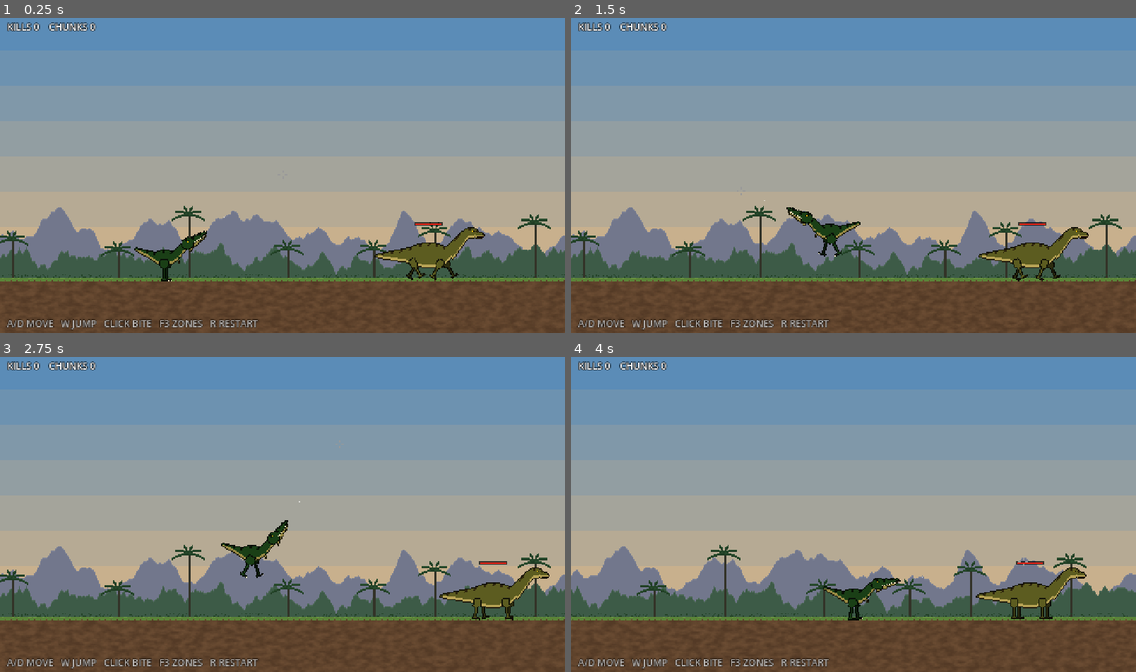
Above: before the commit, frames 1-4 (two rows, left to right).
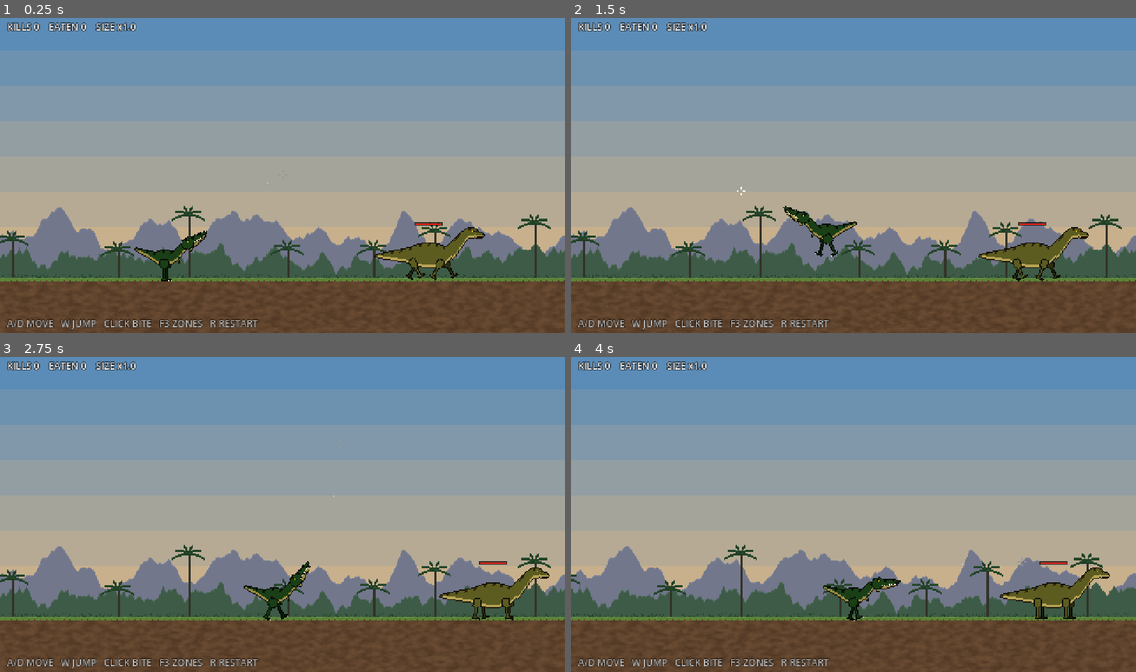
Above: after the commit, the same moments.

Repository: eflare17/Smashed-tv
Game: Godot game, scene res://main.tscn
The game is run twice, just before and just after one commit, with the same random seed, the same clock (stepped at 60 frames per second) and the same inputs.
Inputs (mouse positions are in pixels of both pictures, inside the frame that each line leads up to):
- Up to frame 1 (0.25 s): no input
- Up to frame 2 (1.5 s): move the mouse to (977, 159) at 0.52 s; hold D (right) 0.53-1.28 s; click (977, 159) at 0.6 s; tap W (jump) at 0.77, 0.8, 1.07, 1.35 s; move the mouse to (740, 191) at 1.27 s; hold A (left) from 1.28 s (still down)
- Up to frame 3 (2.75 s): tap W (jump) at 1.52, 1.82, 2.3 s; click (169, 530) at 1.55 s; move the mouse to (339, 442) at 2.02 s; release A (left) at 2.03 s; hold D (right) from 2.03 s (still down); click (339, 442) at 2.1 s
- Up to frame 4 (4 s): move the mouse to (825, 577) at 2.77 s; release D (right) at 2.78 s; hold Up 2.78-3.53 s; tap Space at 2.85 s; tap W (jump) at 3.02, 3.32, 3.77, 3.8 s; click (825, 577) at 3.05 s; move the mouse to (1023, 561) at 3.52 s; hold A (left) from 3.53 s (still down); click (1023, 561) at 3.6 s

The runs differ from the first frame. In frame 1, 0.4% of the frame differs, in the area x 8-48%, y 1-64%; in frame 2, 0.8%; in frame 3, 1.4%; in frame 4, 5.7%, in the area x 0-100%, y 1-84%.

Commit message:
Dino: eat a kill completely to grow; bites land exactly where you click
- Keep biting a dead prey: under 5% left, the rest goes down in one gulp and you
  grow 10% (up to 2x, reach and lunge with you); loose pieces go down whole
- The teeth now meet exactly on the aimed spot (solved head pose, the neck
  stretches out to it), the body lunges, leaps or steps back to bring more
  spots in range, and the aim marker predicts where the bite will land
- Tests: teeth-on-the-spot and eat-and-grow checks; tests/shot_bite.gd photographs
  a bite on each zone at the snap

Co-Authored-By: Claude Opus 5.5 <noreply@anthropic.com>

Diff:
--- a/dino/scripts/dino_art.gd
+++ b/dino/scripts/dino_art.gd
@@ -96,6 +96,7 @@
 const PUPIL := Color(0.05, 0.03, 0.02)
 const TOOTH := Color(0.96, 0.94, 0.86)
 const MOUTH := Color(0.25, 0.04, 0.05)
+const PLAYER_SKIN := Color(0.32, 0.5, 0.3)
 
 ## A leg: thigh, shin, foot pointing forward. Pivot (the hip) near the top. `len` is hip to sole.
 static func _leg(width: int, length: int, skin: Color, claw: bool) -> Dictionary:
@@ -144,7 +145,7 @@
 ## The player: a raptor-ish shape on two legs with a head and jaw that move. PLACEHOLDER (which dinosaur you start
 ## as isn't decided).
 static func player() -> Dictionary:
-	var skin := Color(0.32, 0.5, 0.3)
+	var skin := PLAYER_SKIN
 	var belly := Color(0.78, 0.74, 0.52)
 	var stripe := Color(0.18, 0.26, 0.14)
 	var c := Canvas.new(52, 26)
@@ -164,7 +165,7 @@
 	for x in range(10, 25, 2):
 		hd.mark(x, 8, TOOTH)
 	var head := {"name": "head", "image": hd.paint(skin, skin, stripe), "zones": hd.zones, "pivot": Vector2(3, 7),
-			"pos": Vector2(43 - 26, 5 - 17), "anchors": _core(hd, 6, 6, 3), "z": 2, "parent": "body", "tip": Vector2(26, 8)}
+			"pos": Vector2(43 - 26, 5 - 17), "anchors": _core(hd, 6, 6, 3), "z": 2, "parent": "body", "tip": Vector2(25, 9)}
 
 	var jw := Canvas.new(20, 5)
 	jw.poly(PackedVector2Array([Vector2(0, 0), Vector2(20, 0), Vector2(20, 2), Vector2(0, 5)]), HEAD)
--- a/dino/scripts/gore.gd
+++ b/dino/scripts/gore.gd
@@ -100,6 +100,39 @@
 	if _pieces.size() > MAX_PIECES:
 		_pieces[0][0].queue_free()
 		_pieces.remove_at(0)
+
+## Eats every piece the bite at `p` (radius `r`) touches, whole. Returns their pixels as [world pos, colour].
+func eat_pieces(p: Vector2, r: float) -> Array:
+	var out: Array = []
+	var k := 0
+	while k < _pieces.size():
+		var s: Sprite2D = _pieces[k][0]
+		var img: Image = s.texture.get_image()
+		var size := Vector2(img.get_size())
+		if s.position.distance_to(p) > size.length() * 0.5 * absf(s.scale.x) + r:
+			k += 1
+			continue
+		var c := s.to_local(p) + size * 0.5
+		var lr := r / absf(s.scale.x)
+		var hit := false
+		for y in img.get_height():
+			for x in img.get_width():
+				if img.get_pixel(x, y).a > 0.0 and Vector2(x + 0.5, y + 0.5).distance_to(c) < lr:
+					hit = true
+					break
+			if hit:
+				break
+		if not hit:
+			k += 1
+			continue
+		for y in img.get_height():
+			for x in img.get_width():
+				var col := img.get_pixel(x, y)
+				if col.a > 0.0:
+					out.append([s.to_global(Vector2(x + 0.5, y + 0.5) - size * 0.5), col])
+		s.queue_free()
+		_pieces.remove_at(k)
+	return out
 
 func step(delta: float) -> void:
 	var i := 0
--- a/dino/scripts/main.gd
+++ b/dino/scripts/main.gd
@@ -7,7 +7,8 @@
 ## Each frame: input -> player (its snap calls player_bite) -> prey -> gore; hit-stop freezes all of that for a
 ## few hundredths of a second after a bite lands, the camera shake keeps going.
 ## Keys: A/D or arrows move, W / Space / Up jump, left mouse bite, F3 show the zones, R start over.
-## Command line (after --): --demo (a bot plays), --shots=<folder> (saves screenshots, then quits; implies --demo).
+## Command line (after --): --demo (a bot plays), --shots=<folder> (saves 12 screenshots, then quits; implies --demo),
+## --shot-every=<frames> (75 by default), --shot-from=<frame> (start later).
 
 const DinoArt := preload("dino_art.gd")
 
@@ -16,6 +17,10 @@
 const GROUND_Y := 226.0
 const MAX_CORPSES := 3
 const RESPAWN := 2.5
+## A dead prey with less than this much of itself left counts as eaten; eating one grows you by GROW.
+## PLACEHOLDER numbers.
+const FINISHED := 0.05
+const GROW := 0.1
 
 var player: Player
 var prey: Array[Prey] = []
@@ -26,6 +31,7 @@
 
 var kills := 0
 var chunks := 0
+var eaten := 0
 var show_zones := false
 var demo := false
 
@@ -40,6 +46,8 @@
 var _bot_zone := 0
 var _bot_point := Vector2.ZERO
 var _shots_dir := ""
+var _shot_every := 75
+var _shot_from := 0
 var _frame := 0
 
 func _ready() -> void:
@@ -47,6 +55,10 @@
 	for a in OS.get_cmdline_user_args():
 		if a == "--demo":
 			demo = true
+		elif a.begins_with("--shot-from="):
+			_shot_from = int(a.substr(12))
+		elif a.begins_with("--shot-every="):
+			_shot_every = int(a.substr(13))
 		elif a.begins_with("--shots="):
 			_shots_dir = a.substr(8)
 			demo = true
@@ -85,6 +97,7 @@
 	gore.clear()
 	kills = 0
 	chunks = 0
+	eaten = 0
 	_popups.clear()
 	player = Player.new()
 	player.game = self
@@ -149,9 +162,9 @@
 		pu[2] -= delta
 		pu[1].y -= delta * 14.0
 	_popups = _popups.filter(func(pu): return pu[2] > 0.0)
-	_hud.text = "KILLS %d    CHUNKS %d" % [kills, chunks]
+	_hud.text = "KILLS %d    EATEN %d    SIZE x%.1f" % [kills, eaten, player.size]
 	_overlay.queue_redraw()
-	if _shots_dir != "" and _frame % 75 == 0:
+	if _shots_dir != "" and _frame > _shot_from and (_frame - _shot_from) % _shot_every == 0:
 		_save_shot()
 
 func _step(delta: float) -> void:
@@ -224,6 +237,15 @@
 			_trim_corpses()
 		elif not pr.dead:
 			sfx.play("cry", 0.1, -3.0)
+		if pr.dead and pr.mass_fraction() < FINISHED:
+			got.append_array(_finish(who, pr))
+	# pieces lying about (or still flying) go down whole
+	var bits := gore.eat_pieces(p, who.bite_radius + 1.0)
+	if not bits.is_empty():
+		any = true
+		got.append_array(bits)
+		gore.blood(p, dir, 6, 80.0)
+		_popups.append(["GULP", p + Vector2(0, -6), 0.7])
 	if any:
 		sfx.play("crunch", 0.1)
 		sfx.play("tear", 0.1, -4.0)
@@ -232,6 +254,24 @@
 		who.hold(_mouthful(who, got, p))
 	else:
 		sfx.play("snap", 0.1, -2.0)
+
+## A dead prey eaten down to scraps: the scraps go down in one gulp, the body is gone, and you grow.
+## Returns the scraps' pixels (for the mouthful).
+func _finish(who: Player, pr: Prey) -> Array:
+	var scraps: Array = []
+	for part in pr.parts:
+		for i in part.w * part.h:
+			if part.alive[i] == 1:
+				scraps.append([part.to_world(Vector2(i % part.w + 0.5, i / part.w + 0.5)), part.skin.get_pixel(i % part.w, i / part.w)])
+	prey.erase(pr)
+	pr.queue_free()
+	eaten += 1
+	var was := who.size
+	who.grow(GROW)
+	_popups.append(["EATEN!" if who.size == was else "GROWING!", who.global_position + Vector2(0, -who.height * who.size - 10), 1.4])
+	sfx.play("gulp", 0.05, 3.0)
+	sfx.play("thud", 0.05, -6.0)
+	return scraps
 
 func _main_zone(zones: PackedInt32Array) -> int:
 	var best := 0
@@ -273,12 +313,13 @@
 
 # --- the demo bot -----------------------------------------------------------------------------------------
 
-## Walks up to the nearest prey and bites a chosen zone, a different one each time. [move, jump, bite, aim]
+## Eats the nearest body first, else walks up to the nearest live prey; bites a chosen zone, a different one each
+## time. [move, jump, bite, aim]
 func _bot(delta: float) -> Array:
 	_bot_t -= delta
 	var target: Prey = null
 	for p in prey:
-		if not p.dead and (target == null or absf(p.position.x - player.position.x) < absf(target.position.x - player.position.x)):
+		if p.dead and (target == null or absf(p.position.x - player.position.x) < absf(target.position.x - player.position.x)):
 			target = p
 	if target == null:
 		for p in prey:
@@ -291,13 +332,16 @@
 		var zones := [DinoArt.NECK, DinoArt.TAIL, DinoArt.LEGS, DinoArt.BODY, DinoArt.HEAD]
 		_bot_zone = zones[rng.randi() % zones.size()]
 		var pt: Variant = _zone_point(target, _bot_zone)
+		for z in zones:
+			if pt == null:
+				pt = _zone_point(target, z)
 		_bot_point = pt if pt != null else target.global_position + Vector2(0, -20)
 	var neck := player.neck()
 	var d := _bot_point - neck
 	var move_x := 0.0
-	if absf(d.x) > player.reach * 0.6:
+	if player.predict_bite(_bot_point).distance_to(_bot_point) > 1.0 or absf(d.x) > player.reach * player.size:
 		move_x = signf(d.x)
-	var bite := d.length() < player.reach * 0.95 and player.cool <= 0.0 and player.bite_t < 0.0
+	var bite := player.predict_bite(_bot_point).distance_to(_bot_point) < 1.0 and player.cool <= 0.0 and player.bite_t < 0.0
 	return [move_x, false, bite, _bot_point]
 
 ## A random live pixel of `zone` on `p`, in the world, or null.
@@ -314,7 +358,7 @@
 func _save_shot() -> void:
 	await RenderingServer.frame_post_draw
 	DirAccess.make_dir_recursive_absolute(_shots_dir)
-	var n := _frame / 75
+	var n := (_frame - _shot_from) / _shot_every
 	var img := get_viewport().get_texture().get_image()
 	img.save_png("%s/shot_%02d.png" % [_shots_dir, n])
 	# and a close-up (3x) of the fight, to check the pixels
@@ -343,10 +387,11 @@
 		_text(font, pu[0], pu[1], Color(1, 0.9, 0.5, a))
 	if demo:
 		return
-	# the aim: red on a bitable spot in reach, white in reach, grey past reach (with a dot where you'd bite)
+	# the aim: red on a bitable spot in range (reach plus the lunge), white in range, grey past it (with a dot where
+	# the bite would land instead)
 	var m := get_global_mouse_position()
-	var reach := player.clamp_reach(m)
-	var in_reach := reach.distance_to(m) < 0.5
+	var reach := player.predict_bite(m)
+	var in_reach := reach.distance_to(m) < 1.0
 	var target := prey_at(m)
 	var c := Color(0.6, 0.6, 0.6)
 	if in_reach:
--- a/dino/scripts/player.gd
+++ b/dino/scripts/player.gd
@@ -14,7 +14,11 @@
 const JUMP := 200.0
 const WIND := 0.09
 const SNAP_HOLD := 0.18
-const LUNGE := 190.0
+## Most the body lunges forward on a bite (before growing), and how long the teeth stay on the spot after the snap.
+const LUNGE := 34.0
+const HOLD := 0.06
+const BACK := 12.0
+const MAX_SIZE := 2.0
 const MOUTH_TIME := 0.35
 
 ## Seconds since the current bite started, -1 when not biting.
@@ -28,12 +32,24 @@
 var _mouth: Sprite2D
 var _mouth_t := 0.0
 var _head_base := Vector2.ZERO
+var _rest_rot := 0.0
+var _neck: Node2D
+## The last snap: [the spot you aimed at (where it is now on the prey), where the teeth actually went] (tests).
+var snap_info: Array = []
+## How big you are (1 = as you start); eating whole prey grows you.
+var size := 1.0
 
 func _ready() -> void:
 	build(DinoArt.player())
 	_head_base = head.position
 	for part in parts:
 		part.carvable = false
+	# the stretched neck between the body and the head while it shoots out on a bite
+	_neck = Node2D.new()
+	_neck.z_index = 1
+	_neck.use_parent_material = true
+	_neck.draw.connect(_draw_neck)
+	head.get_parent().add_child(_neck)
 	_mouth = Sprite2D.new()
 	_mouth.texture_filter = CanvasItem.TEXTURE_FILTER_NEAREST
 	_mouth.visible = false
@@ -47,12 +63,6 @@
 	if bite_pressed and cool <= 0.0 and bite_t < 0.0:
 		_start_bite()
 	var lunging := bite_t >= 0.0 and bite_t < WIND
-	if bite_t >= 0.0:
-		bite_t += delta
-		if bite_t >= WIND and not _snapped:
-			_snap()
-		if bite_t >= WIND + SNAP_HOLD:
-			bite_t = -1.0
 	if not lunging:
 		var want := move_x * walk_speed
 		vel.x = move_toward(vel.x, want, delta * (900.0 if on_ground else 400.0))
@@ -64,6 +74,13 @@
 		game.sfx.play("jump", 0.1, -8.0)
 	move(delta, game.GROUND_Y, 12.0, game.WORLD_W - 12.0)
 	animate(delta, absf(vel.x) > 5.0, 12.0 * absf(vel.x) / walk_speed)
+	# the snap comes after this frame's move, so the neck is where it's drawn
+	if bite_t >= 0.0:
+		bite_t += delta
+		if bite_t >= WIND and not _snapped:
+			_snap()
+		if bite_t >= WIND + SNAP_HOLD:
+			bite_t = -1.0
 	_pose_head(delta)
 	if _mouth_t > 0.0:
 		_mouth_t -= delta
@@ -74,18 +91,39 @@
 func _start_bite() -> void:
 	bite_t = 0.0
 	_snapped = false
+	_rest_rot = head.rotation
 	_target_prey = game.prey_at(aim)
 	if _target_prey:
 		_target_local = _target_prey.rig.to_local(aim)
 	_target_world = aim
 	var to := aim - neck()
 	set_facing(to.x)
-	# lunge toward the spot: further for a far one, and a hop if it's up high
-	vel.x = signf(to.x) * LUNGE * clampf(absf(to.x) / reach, 0.3, 1.0)
-	if on_ground and to.y < -10.0:
-		vel.y = -minf(170.0, -to.y * 4.0)
+	var m := _lunge(to)
+	vel.x = m.x / WIND
+	# up high: leap so the neck gets there by the snap (rise = v t - g t^2 / 2)
+	if m.y < 0.0:
+		vel.y = m.y / WIND - GRAVITY * WIND * 0.5
 		on_ground = false
 	game.sfx.play("whoosh", 0.1, -6.0)
+
+## How far the body lunges for a spot `to` away from the neck: along the line to it until the spot is at a
+## comfortable bite distance (stepping back for one right under your nose), at most LUNGE, and only up (a leap).
+func _lunge(to: Vector2) -> Vector2:
+	var comfy := reach * size * 0.7
+	var move := to - to.normalized() * comfy
+	var fwd := signf(to.x) if to.x != 0.0 else facing
+	var along := clampf(move.x * fwd, -BACK * size, LUNGE * size)
+	return Vector2(along * fwd, clampf(move.y, -LUNGE * size, 0.0))
+
+## Where a bite at `p` started now would land: after the lunge, the nearest point within reach (the aim marker).
+func predict_bite(p: Vector2) -> Vector2:
+	# a bite turns you to face the spot first, which moves the neck to that side
+	var n := neck() - global_position
+	if signf(p.x - global_position.x) * facing < 0.0:
+		n.x = -n.x
+	var from := global_position + n
+	from += _lunge(p - from)
+	return from + (p - from).limit_length(reach * size)
 
 func target_point() -> Vector2:
 	var p := _target_world
@@ -96,45 +134,70 @@
 ## `p`, or the nearest point to it within reach of the neck.
 func clamp_reach(p: Vector2) -> Vector2:
 	var from := neck()
-	var d := p - from
-	return from + d.limit_length(reach)
+	return from + (p - from).limit_length(reach * size)
 
 func _snap() -> void:
 	_snapped = true
+	# the lunge stops dead on the snap (a leap just hangs there and drops)
+	vel.x = 0.0
+	vel.y = maxf(vel.y, 0.0)
 	cool = bite_cooldown
-	var p := target_point()
+	var wanted := _target_world
+	if _target_prey and is_instance_valid(_target_prey):
+		wanted = _target_prey.rig.to_global(_target_local)
+	var p := clamp_reach(wanted)
+	snap_info = [wanted, p]
 	_target_world = p
 	game.player_bite(self, p)
+
+## A little bigger (after finishing a meal), up to MAX_SIZE.
+func grow(amount: float) -> void:
+	size = minf(MAX_SIZE, size + amount)
+	scale = Vector2(size, size)
 
 ## Holds a bitten-off chunk (a picture in the head's own frame) in the mouth for a moment, then swallows it.
 func hold(img: Image) -> void:
 	if img == null:
 		return
 	_mouth.texture = ImageTexture.create_from_image(img)
-	var tip: Vector2 = head.get_meta("tip")
-	_mouth.position = tip + head.offset + Vector2(-3, 0)
+	_mouth.position = _tip() + head.offset + Vector2(-2, 0)
 	_mouth.visible = true
 	_mouth_t = MOUTH_TIME
 
+## Where the teeth meet, in the head's pixels.
+func _tip() -> Vector2:
+	return head.get_meta("tip")
+
+## Where the teeth meet, in the world.
 func jaw_tip() -> Vector2:
-	return head.to_world(head.get_meta("tip"))
-
-## The head turns toward the aim (toward the bite target while biting); the jaw opens on the wind-up.
+	return head.to_world(_tip())
+
+## Off a bite, the head turns toward the aim. On a bite, the neck stretches and the head turns so the teeth meet
+## exactly on the spot (solved, not eased, by the snap), then it holds there a moment and pulls back. The jaw
+## opens on the wind-up and snaps shut on the spot.
 func _pose_head(delta: float) -> void:
-	var look := aim
-	if bite_t >= 0.0:
-		look = target_point() if not _snapped else _target_world
-	var l := (head.get_parent() as Node2D).to_local(look) - _head_base
-	var want := clampf(atan2(l.y, maxf(l.x, 1.0)), -1.0, 0.8)
-	head.rotation = lerp_angle(head.rotation, want, minf(1.0, delta * (30.0 if bite_t >= 0.0 else 10.0)))
-	# the neck shoots out on a bite so the jaws reach the spot, then pulls back
-	var stretch := 0.0
-	if bite_t >= 0.0:
-		var tip: Vector2 = head.get_meta("tip")
-		var head_len := (tip + head.offset).length()
-		stretch = clampf(l.length() - head_len, 0.0, reach - head_len)
-		stretch *= minf(1.0, bite_t / WIND) if bite_t < WIND else maxf(0.0, 1.0 - (bite_t - WIND) / SNAP_HOLD)
-	head.position = _head_base + Vector2(cos(head.rotation), sin(head.rotation)) * stretch
+	var parent := head.get_parent() as Node2D
+	if bite_t < 0.0:
+		var l := parent.to_local(aim) - _head_base
+		var want := clampf(atan2(l.y, maxf(l.x, 1.0)), -1.0, 0.8)
+		head.rotation = lerp_angle(head.rotation, want, minf(1.0, delta * 10.0))
+		head.position = head.position.lerp(_head_base, minf(1.0, delta * 20.0))
+	else:
+		var goal := target_point() if not _snapped else _target_world
+		var d := parent.to_local(goal) - _head_base
+		# the teeth, seen from the head's pivot; put them on `d` by stretching the neck along the head's own line
+		var t := _tip() + head.offset
+		# (negative: the neck pulls in, for a spot closer than the head is long)
+		var s := maxf(2.0 - t.x, sqrt(maxf(d.length_squared() - t.y * t.y, 0.0)) - t.x)
+		var rot := d.angle() - Vector2(s + t.x, t.y).angle()
+		var k := 1.0
+		if bite_t < WIND:
+			k = bite_t / WIND
+		elif bite_t > WIND + HOLD:
+			k = maxf(0.0, 1.0 - (bite_t - WIND - HOLD) / (SNAP_HOLD - HOLD))
+		head.rotation = lerp_angle(_rest_rot, rot, k)
+		head.position = _head_base + Vector2(cos(rot), sin(rot)) * s * k
+	_neck.queue_redraw()
 	var open := 0.0
 	if bite_t >= 0.0 and bite_t < WIND:
 		open = 0.9
@@ -142,6 +205,16 @@
 		open = 0.15
 	jaw.rotation = lerpf(jaw.rotation, open, minf(1.0, delta * (40.0 if open < jaw.rotation else 25.0)))
 
+func _draw_neck() -> void:
+	var a := _head_base + Vector2(-4, 2)
+	var b := head.position
+	if a.distance_to(b) < 5.0:
+		return
+	var skin: Color = DinoArt.PLAYER_SKIN
+	_neck.draw_line(a.round(), b.round(), skin.darkened(0.55), 6.0)
+	_neck.draw_line(a.round(), b.round(), skin, 4.0)
+	_neck.draw_line(a.round() + Vector2(0, -1), b.round() + Vector2(0, -1), skin.lightened(0.18), 1.0)
+
 ## Where the neck meets the head (at rest): reach is measured from here.
 func neck() -> Vector2:
 	return (head.get_parent() as Node2D).to_global(_head_base)
--- /dev/null
+++ b/dino/tests/shot_bite.gd
@@ -0,0 +1,64 @@
+extends SceneTree
+## Photographs bites at the moment the jaws snap (needs a window, not --headless). From the dino folder:
+##   godot --path . --script res://tests/shot_bite.gd -- --out=<folder>
+## Saves bite_<zone>.png close-ups (3x) with a magenta dot on the spot that was aimed at.
+
+const DinoArt := preload("res://scripts/dino_art.gd")
+
+func _initialize() -> void:
+	_run.call_deferred()
+
+func _run() -> void:
+	var out := "shots"
+	for a in OS.get_cmdline_user_args():
+		if a.begins_with("--out="):
+			out = a.substr(6)
+	DirAccess.make_dir_recursive_absolute(out)
+	var main: Node = load("res://main.tscn").instantiate()
+	root.add_child(main)
+	await process_frame
+	var pl: Player = main.player
+	var p: Prey = main.prey[0]
+	var dot := Node2D.new()
+	dot.z_index = 100
+	main.add_child(dot)
+	var aim_at := [Vector2.ZERO]
+	dot.draw.connect(func(): dot.draw_rect(Rect2(aim_at[0].floor(), Vector2.ONE), Color.MAGENTA))
+	for z in [DinoArt.HEAD, DinoArt.NECK, DinoArt.BODY, DinoArt.TAIL, DinoArt.LEGS]:
+		p.position = Vector2(300.0, main.GROUND_Y)
+		p.vel = Vector2.ZERO
+		p.state = Prey.GRAZE
+		p.set_facing(-1.0)
+		pl.position = Vector2(255.0, main.GROUND_Y)
+		pl.vel = Vector2.ZERO
+		pl.cool = 0.0
+		pl.bite_t = -1.0
+		for f in 20:
+			await process_frame
+		var pts: Array = []
+		for part in p.parts:
+			for i in part.w * part.h:
+				if part.alive[i] == 1 and part.zone[i] == z:
+					pts.append(part.to_world(Vector2(i % part.w + 0.5, i / part.w + 0.5)))
+		# a spot in range (the aim marker would be red), the middle one of those
+		var ok: Array = pts.filter(func(q): return pl.predict_bite(q).distance_to(q) < 1.0)
+		var aim: Vector2 = ok[ok.size() / 2] if not ok.is_empty() else pts[pts.size() / 2]
+		print("   %d of %d %s pixels in range; predicted miss %.1f" % [ok.size(), pts.size(), DinoArt.ZONE_NAMES[z], pl.predict_bite(aim).distance_to(aim)])
+		aim_at[0] = aim
+		dot.queue_redraw()
+		main.demo = true
+		# press bite through the bot's slot: a one-frame override
+		main.set("_bot_point", aim)
+		pl.step(1.0 / 60.0, 0.0, false, true, aim)
+		main.demo = false
+		while pl.bite_t >= 0.0 and pl.bite_t < pl.WIND + 0.01:
+			await process_frame
+		await RenderingServer.frame_post_draw
+		var img := root.get_viewport().get_texture().get_image()
+		var c := pl.get_global_transform_with_canvas().origin + Vector2(40, -20)
+		var r := Rect2i(Vector2i(clampi(int(c.x) - 60, 0, 360), clampi(int(c.y) - 34, 0, 202)), Vector2i(120, 68))
+		var zoom := img.get_region(r)
+		zoom.resize(480, 272, Image.INTERPOLATE_NEAREST)
+		zoom.save_png("%s/bite_%s.png" % [out, DinoArt.ZONE_NAMES[z].to_lower()])
+		print("%s: prey moved %.1f px during the wind-up; teeth landed %.1f px from the spot on its body (neck to spot %.1f, reach %.1f)" % [DinoArt.ZONE_NAMES[z], pl.snap_info[0].distance_to(aim), pl.snap_info[1].distance_to(pl.snap_info[0]), pl.neck().distance_to(pl.snap_info[0]), pl.reach * pl.size])
+	quit()
--- a/dino/tests/test_bite.gd
+++ b/dino/tests/test_bite.gd
@@ -87,6 +87,52 @@
 		hip += Vector2(0, 1)
 	_check("leg comes off at the hip", off)
 
+	# the teeth meet exactly where you clicked: real bites through the player, at spots all over a prey
+	var pl: Player = main.player
+	var p3: Prey = main.spawn_prey(900.0)
+	pl.position = Vector2(860.0, main.GROUND_Y)
+	await _frames(2)
+	var worst := 0.0
+	for z in [DinoArt.HEAD, DinoArt.NECK, DinoArt.BODY, DinoArt.TAIL, DinoArt.LEGS]:
+		p3.position.x = 900.0
+		p3.state = Prey.GRAZE
+		p3.vel = Vector2.ZERO
+		pl.position = Vector2(860.0, main.GROUND_Y)
+		pl.vel = Vector2.ZERO
+		pl.cool = 0.0
+		await _frames(2)
+		var pts: Array = _zone_points(p3, z)
+		if pts.is_empty():
+			continue
+		var aim: Vector2 = pts[pts.size() / 2]
+		pl.step(1.0 / 60.0, 0.0, false, true, aim)
+		var miss := 999.0
+		for f in 12:
+			pl.step(1.0 / 60.0, 0.0, false, false, aim)
+			if pl.bite_t >= pl.WIND and pl.bite_t < pl.WIND + pl.HOLD:
+				miss = pl.jaw_tip().distance_to(pl.target_point())
+				break
+		print("   %s: %.2f px" % [DinoArt.ZONE_NAMES[z], miss])
+		worst = maxf(worst, miss)
+		pl.bite_t = -1.0
+	_check("the teeth meet on the spot you clicked", worst < 1.5, "worst %.2f px off" % worst)
+
+	# a killed prey eaten down to scraps disappears and you grow
+	p3.die()
+	var size0: float = pl.size
+	var eaten0: int = main.eaten
+	for k in 400:
+		if not is_instance_valid(p3) or not main.prey.has(p3):
+			break
+		var left: Array = []
+		for z in [DinoArt.HEAD, DinoArt.NECK, DinoArt.BODY, DinoArt.TAIL, DinoArt.LEGS]:
+			left.append_array(_zone_points(p3, z))
+		if left.is_empty():
+			break
+		main.player_bite(pl, left[rng.randi() % left.size()])
+	_check("eating a body completely removes it", not main.prey.has(p3))
+	_check("eating a whole one grows you", pl.size > size0 and main.eaten == eaten0 + 1, "size %.2f" % pl.size)
+
 	# the whole game runs with the bot for a while without errors, and stays quick
 	main.demo = true
 	var t0 := Time.get_ticks_msec()
Not shown, changed: dino/PLAN.md
